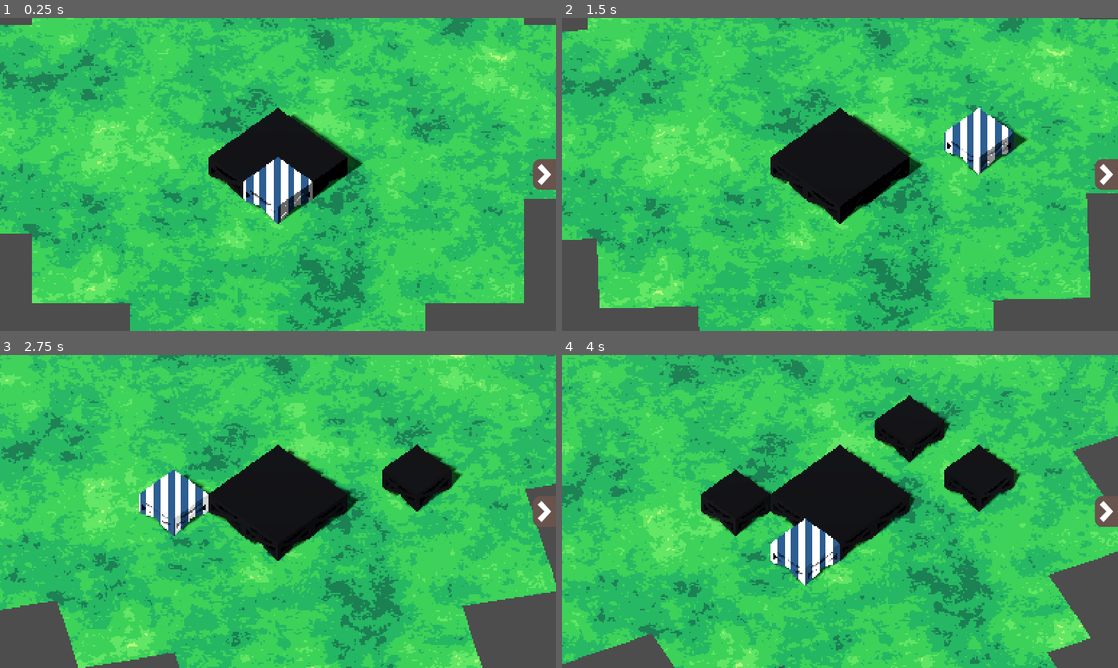
Above: before the commit, frames 1-4 (two rows, left to right).
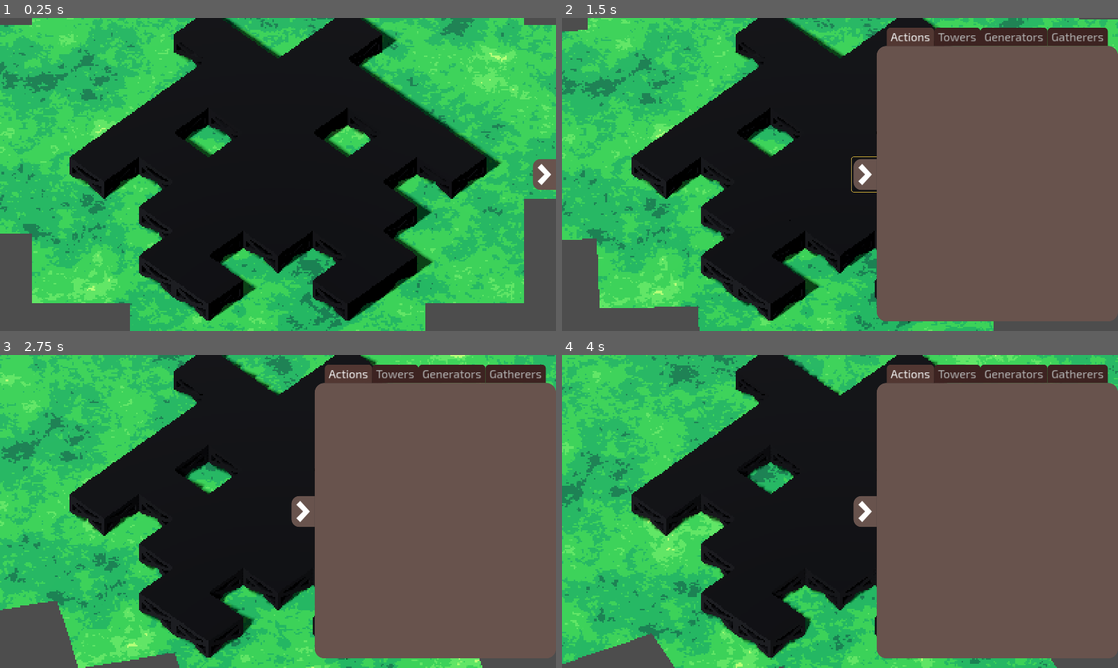
Above: after the commit, the same moments.

Repository: GamemakerPixel/cs315-project-3
Game: Godot game, scene res://scenes/maps/test_map.tscn
Same seed, same stepped clock (60 frames per second), same inputs: the game is played once before the commit and once after it. The project has no main scene, so this scene is started directly.
Inputs (mouse positions are in pixels of both pictures, inside the frame that each line leads up to):
- Up to frame 1 (0.25 s): no input
- Up to frame 2 (1.5 s): click (1106, 174) at 0.5 s; move the mouse to (962, 158) at 1.27 s; press the mouse at (962, 158) at 1.28 s; hold D (turn_right) from 1.28 s (still down)
- Up to frame 3 (2.75 s): move the mouse to (166, 527) at 2.02 s; release D (turn_right) at 2.03 s; release the mouse at (166, 527) at 2.03 s; hold S (backward) from 2.03 s (still down); click (166, 527) at 2.1 s
- Up to frame 4 (4 s): move the mouse to (895, 442) at 2.77 s; release S (backward) at 2.78 s; press the mouse at (895, 442) at 2.78 s; hold D (turn_right) 2.78-3.53 s; move the mouse to (812, 574) at 3.52 s; release the mouse at (812, 574) at 3.53 s; hold W (forward) from 3.53 s (still down); click (812, 574) at 3.6 s

The runs differ from the first frame. In frame 1, 38% of the frame differs, in the area x 12-91%, y 0-98%; in frame 2, 62%, in the area x 12-100%, y 0-98%; in frame 3, 62%; in frame 4, 60%.

Commit message:
Add tower placement UI

Diff:
--- /dev/null
+++ b/autoload/building_data.gd
@@ -0,0 +1,53 @@
+extends Node
+# This script is designed to keep all the tower data - the mesh, scenes,
+# icons, and stats in a centralized location.
+
+const DATA_PATH = "res://data/buildings.json"
+
+enum Building {
+	SIMPLE_TURRET,
+	EXPLOSIVES,
+	SNIPER,
+
+	COAL_GENERATOR,
+	SOLAR_PANEL,
+	WIND_TURBINE,
+
+	COAL_EXCAVATOR,
+	LUMBER_HARVESTER,
+	IRON_EXCAVATOR,
+}
+
+var _data: Dictionary : get = _get_data
+
+
+func get_building_name(building: Building) -> String:
+	return _data[_building_data_name(building)]["name"]
+
+
+func get_building_category(building: Building) -> String:
+	return _data[_building_data_name(building)]["category"]
+
+
+func get_building_mesh(building: Building) -> Mesh:
+	return load(_data[_building_data_name(building)]["mesh"])
+
+
+func get_building_scene(building: Building) -> PackedScene:
+	return load(_data[_building_data_name(building)]["scene"])
+
+
+func _get_data() -> Dictionary:
+	if _data:
+		return _data
+
+	var file = FileAccess.open(DATA_PATH, FileAccess.READ)
+	var text: String = file.get_as_text()
+	file.close()
+
+	_data = JSON.parse_string(text)
+	return _data
+
+
+func _building_data_name(building: Building) -> String:
+	return Building.keys()[building].to_lower()
--- /dev/null
+++ b/data/buildings.json
@@ -0,0 +1,60 @@
+{
+	"simple_turret": {
+		"name": "Simple Turret",
+		"mesh": "res://assets/meshes/buildings/delete_indicator.obj",
+		"scene": "res://scenes/buildings/towers/simple_turret.tscn",
+		"category": "tower"
+	},
+	"explosives": {
+		"name": "Explosives",
+		"mesh": "res://assets/meshes/buildings/metal_platform.obj",
+		"scene": "res://scenes/buildings/towers/simple_turret.tscn",
+		"category": "tower"
+	},
+	"sniper": {
+		"name": "Sniper",
+		"mesh": "res://assets/meshes/buildings/delete_indicator.obj",
+		"scene": "res://scenes/buildings/towers/simple_turret.tscn",
+		"category": "tower"
+	},
+
+
+	"coal_generator": {
+		"name": "Coal Generator",
+		"mesh": "res://assets/meshes/buildings/delete_indicator.obj",
+		"scene": "res://scenes/buildings/towers/simple_turret.tscn",
+		"category": "generator"
+	},
+	"solar_panel": {
+		"name": "Solar Panel",
+		"mesh": "res://assets/meshes/buildings/metal_platform.obj",
+		"scene": "res://scenes/buildings/towers/simple_turret.tscn",
+		"category": "generator"
+	},
+	"wind_turbine": {
+		"name": "Wind Turbine",
+		"mesh": "res://assets/meshes/buildings/delete_indicator.obj",
+		"scene": "res://scenes/buildings/towers/simple_turret.tscn",
+		"category": "generator"
+	},
+
+
+	"coal_excavator": {
+		"name": "Coal Excavator",
+		"mesh": "res://assets/meshes/buildings/delete_indicator.obj",
+		"scene": "res://scenes/buildings/towers/simple_turret.tscn",
+		"category": "gatherer"
+	},
+	"lumber_harvester": {
+		"name": "Lumber Harvester",
+		"mesh": "res://assets/meshes/buildings/metal_platform.obj",
+		"scene": "res://scenes/buildings/towers/simple_turret.tscn",
+		"category": "gatherer"
+	},
+	"iron_excavator": {
+		"name": "Iron Excavator",
+		"mesh": "res://assets/meshes/buildings/delete_indicator.obj",
+		"scene": "res://scenes/buildings/towers/simple_turret.tscn",
+		"category": "gatherer"
+	},
+}
--- a/project.godot
+++ b/project.godot
@@ -13,6 +13,10 @@
 config/name="Guns on Wheels"
 config/features=PackedStringArray("4.3", "Forward Plus")
 config/icon="res://icon.svg"
+
+[autoload]
+
+BuildingData="*res://autoload/building_data.gd"
 
 [display]
 
@@ -49,3 +53,8 @@
 "events": [Object(InputEventMouseButton,"resource_local_to_scene":false,"resource_name":"","device":-1,"window_id":0,"a …(258 unchanged characters)…
 ]
 }
+cancel={
+"deadzone": 0.5,
+"events": [Object(InputEventKey,"resource_local_to_scene":false,"resource_name":"","device":-1,"window_id":0,"alt_pressed":false,"shift_pressed":false,"ctrl_pressed":false,"meta_pressed":false,"pressed":false,"keycode":0,"physical_keycode":4194305,"key_label":0,"unicode":0,"location":0,"echo":false,"script":null)
+]
+}
--- /dev/null
+++ b/scenes/buildings/towers/simple_turret.tscn
@@ -0,0 +1,15 @@
+[gd_scene load_steps=3 format=3 uid="uid://dwhnamcctebeu"]
+
+[ext_resource type="ArrayMesh" uid="uid://caii5ejccq6dq" path="res://assets/meshes/buildings/delete_indicator.obj" id="1_scltn"]
+
+[sub_resource type="StandardMaterial3D" id="StandardMaterial3D_8lxgo"]
+albedo_color = Color(0.09246, 0.0876, 0.12, 1)
+metallic = 0.45
+roughness = 0.5
+
+[node name="SimpleTurret" type="StaticBody3D"]
+transform = Transform3D(0.707107, 0, 0.707107, 0, 1, 0, -0.707107, 0, 0.707107, 0, 0, 0)
+
+[node name="Mesh" type="MeshInstance3D" parent="."]
+mesh = ExtResource("1_scltn")
+surface_material_override/0 = SubResource("StandardMaterial3D_8lxgo")
--- a/scenes/maps/map.gd
+++ b/scenes/maps/map.gd
@@ -1,5 +1,9 @@
-extends SubViewportContainer
+extends Node
 
 
 func _init() -> void:
 	set_process_input(false)
+
+
+func _ready() -> void:
+	$UI.building_selected.connect($SubViewport/Vehicle.building_selected)
--- a/scenes/maps/move_to_click.gd
+++ b/scenes/maps/move_to_click.gd
@@ -1,25 +1,50 @@
 extends Node3D
+
+const PLATFORM_Y = 0.0
+const BUILDING_Y = 1.0
 
 @export var mouse_detector: Control
 @export var gridmap: GridMap
 
-var enabled := true : set = _set_enabled
-var y_level := 0
+var enabled := false : set = _set_enabled
+var placing_platforms := false : set = _set_placing_platforms
+
+var _y_level := 0.0
+
+
+func _unhandled_input(event: InputEvent) -> void:
+	if event.is_action_pressed("cancel"):
+		enabled = false
 
 
 func _process(_delta: float) -> void:
 	if not enabled:
 		return
-	var mouse_target = mouse_detector.get_3d_mouse_position(y_level).rotated(Vector3.UP, rotation.y)
-	position = _round_local(mouse_target).rotated(Vector3.UP, -rotation.y) + gridmap.position
+	var mouse_target = mouse_detector.get_3d_mouse_position(_y_level).rotated(Vector3.UP, rotation.y)
+	position = _round_local(mouse_target).rotated(Vector3.UP, -rotation.y)# + gridmap.position
+
 
 func get_current_tile_coordinates() -> Vector3i:
 	var local_to_gridmap = position.rotated(Vector3.UP, -rotation.y)
 	return gridmap.local_to_map(local_to_gridmap)
 
+
+func get_local_coordinates() -> Vector3:
+	return gridmap.map_to_local(get_current_tile_coordinates()).rotated(
+		Vector3.UP, rotation.y
+	)
+
+
+
 func _round_local(true_position: Vector3) -> Vector3:
 	return gridmap.map_to_local(gridmap.local_to_map(true_position))
+
 
 func _set_enabled(new_enabled: bool) -> void:
 	enabled = new_enabled
 	visible = new_enabled
+
+
+func _set_placing_platforms(new_placing_platforms: bool) -> void:
+	placing_platforms = new_placing_platforms
+	_y_level = PLATFORM_Y if placing_platforms else BUILDING_Y
--- /dev/null
+++ b/scenes/ui/building_button.gd
@@ -0,0 +1,18 @@
+extends Button
+
+signal building_selected(building: BuildingData.Building)
+
+var building: BuildingData.Building : set = _set_building
+
+
+func _ready() -> void:
+	pressed.connect(_on_pressed)
+
+
+func _set_building(new_building: BuildingData.Building) -> void:
+	building = new_building
+	text = BuildingData.get_building_name(building)
+
+
+func _on_pressed() -> void:
+	building_selected.emit(building)
--- /dev/null
+++ b/scenes/ui/building_button.tscn
@@ -0,0 +1,10 @@
+[gd_scene load_steps=3 format=3 uid="uid://bcefv88swmsok"]
+
+[ext_resource type="Script" path="res://scenes/ui/building_button.gd" id="1_7t2ag"]
+[ext_resource type="Theme" uid="uid://cgdlk7toi888" path="res://resources/themes/game_ui.tres" id="1_usnjk"]
+
+[node name="0" type="Button"]
+custom_minimum_size = Vector2(0, 64)
+theme = ExtResource("1_usnjk")
+text = "Building Name"
+script = ExtResource("1_7t2ag")
--- /dev/null
+++ b/scenes/ui/ui.gd
@@ -0,0 +1,53 @@
+extends CanvasLayer
+
+signal building_selected(building: BuildingData.Building)
+
+const _BUILDING_BUTTON_SCENE = preload("res://scenes/ui/building_button.tscn")
+
+@onready var _category_nodes: Dictionary = {
+	"action": $Margin/HBox/Buildings/Actions/Scroll/Options,
+	"tower": $Margin/HBox/Buildings/Towers/Scroll/Options,
+	"generator": $Margin/HBox/Buildings/Generators/Scroll/Options,
+	"gatherer": $Margin/HBox/Buildings/Gatherers/Scroll/Options,
+}
+
+var _building_ui_visible := false : set = _set_building_ui_visible
+
+func _ready() -> void:
+	_set_initial_state()
+	_clear_placeholders()
+	_add_building_buttons()
+
+
+func _set_initial_state() -> void:
+	$Margin/HBox/Buildings/Actions.show()
+	$Margin/HBox/Buildings.hide()
+
+
+func _clear_placeholders() -> void:
+	for node in _category_nodes.values():
+		for child in node.get_children():
+			child.queue_free()
+
+
+func _add_building_buttons() -> void:
+	for building in BuildingData.Building.values():
+		var category := BuildingData.get_building_category(building)
+		var button = _BUILDING_BUTTON_SCENE.instantiate()
+		button.building = building
+		button.building_selected.connect(_on_building_selected)
+		_category_nodes[category].add_child(button)
+
+
+func _set_building_ui_visible(new_building_ui_visible: bool) -> void:
+	_building_ui_visible = new_building_ui_visible
+	$Margin/HBox/Buildings.visible = new_building_ui_visible
+
+
+func _on_visibility_button_pressed() -> void:
+	_building_ui_visible = not _building_ui_visible
+
+# Forwarding the building_selected signal from all of the buttons so nodes that
+# need it only need to connect to the signal from the UI node.
+func _on_building_selected(building: BuildingData.Building) -> void:
+	building_selected.emit(building)
--- a/scenes/ui/ui.tscn
+++ b/scenes/ui/ui.tscn
@@ -1,7 +1,9 @@
-[gd_scene load_steps=4 format=3 uid="uid://bnavhwlfl3mdu"]
+[gd_scene load_steps=6 format=3 uid="uid://bnavhwlfl3mdu"]
 
 [ext_resource type="Theme" uid="uid://cgdlk7toi888" path="res://resources/themes/game_ui.tres" id="1_f2ttj"]
+[ext_resource type="Script" path="res://scenes/ui/ui.gd" id="1_x8ufj"]
 [ext_resource type="Texture2D" uid="uid://ba8qkaaumibdb" path="res://assets/textures/ui/visibility_button_icon.png" id="2_gkskk"]
+[ext_resource type="PackedScene" uid="uid://bcefv88swmsok" path="res://scenes/ui/building_button.tscn" id="4_nujkx"]
 
 [sub_resource type="StyleBoxFlat" id="StyleBoxFlat_1wnug"]
 content_margin_top = 8.0
@@ -11,6 +13,7 @@
 corner_radius_bottom_left = 16
 
 [node name="UI" type="CanvasLayer"]
+script = ExtResource("1_x8ufj")
 
 [node name="Margin" type="MarginContainer" parent="."]
 anchors_preset = 15
@@ -36,27 +39,72 @@
 icon = ExtResource("2_gkskk")
 
 [node name="Buildings" type="TabContainer" parent="Margin/HBox"]
-visible = false
 custom_minimum_size = Vector2(500, 0)
 layout_mode = 2
 tab_alignment = 1
-current_tab = 0
+current_tab = 2
 
 [node name="Actions" type="MarginContainer" parent="Margin/HBox/Buildings"]
+visible = false
 layout_mode = 2
 metadata/_tab_index = 0
+
+[node name="Scroll" type="ScrollContainer" parent="Margin/HBox/Buildings/Actions"]
+layout_mode = 2
+horizontal_scroll_mode = 3
+
+[node name="Options" type="VBoxContainer" parent="Margin/HBox/Buildings/Actions/Scroll"]
+layout_mode = 2
+size_flags_horizontal = 3
+
+[node name="0" parent="Margin/HBox/Buildings/Actions/Scroll/Options" instance=ExtResource("4_nujkx")]
+layout_mode = 2
 
 [node name="Towers" type="MarginContainer" parent="Margin/HBox/Buildings"]
 visible = false
 layout_mode = 2
 metadata/_tab_index = 1
 
+[node name="Scroll" type="ScrollContainer" parent="Margin/HBox/Buildings/Towers"]
+layout_mode = 2
+horizontal_scroll_mode = 3
+
+[node name="Options" type="VBoxContainer" parent="Margin/HBox/Buildings/Towers/Scroll"]
+layout_mode = 2
+size_flags_horizontal = 3
+
+[node name="0" parent="Margin/HBox/Buildings/Towers/Scroll/Options" instance=ExtResource("4_nujkx")]
+layout_mode = 2
+
 [node name="Generators" type="MarginContainer" parent="Margin/HBox/Buildings"]
-visible = false
 layout_mode = 2
 metadata/_tab_index = 2
+
+[node name="Scroll" type="ScrollContainer" parent="Margin/HBox/Buildings/Generators"]
+layout_mode = 2
+horizontal_scroll_mode = 3
+
+[node name="Options" type="VBoxContainer" parent="Margin/HBox/Buildings/Generators/Scroll"]
+layout_mode = 2
+size_flags_horizontal = 3
+
+[node name="0" parent="Margin/HBox/Buildings/Generators/Scroll/Options" instance=ExtResource("4_nujkx")]
+layout_mode = 2
 
 [node name="Gatherers" type="MarginContainer" parent="Margin/HBox/Buildings"]
 visible = false
 layout_mode = 2
 metadata/_tab_index = 3
+
+[node name="Scroll" type="ScrollContainer" parent="Margin/HBox/Buildings/Gatherers"]
+layout_mode = 2
+horizontal_scroll_mode = 3
+
+[node name="Options" type="VBoxContainer" parent="Margin/HBox/Buildings/Gatherers/Scroll"]
+layout_mode = 2
+size_flags_horizontal = 3
+
+[node name="0" parent="Margin/HBox/Buildings/Gatherers/Scroll/Options" instance=ExtResource("4_nujkx")]
+layout_mode = 2
+
+[connection signal="pressed" from="Margin/HBox/VisibilityButton" to="." method="_on_visibility_button_pressed"]
--- /dev/null
+++ b/scenes/vehicle/placement_system.gd
@@ -0,0 +1,52 @@
+extends Node3D
+
+var placement_enabled := false : set = _set_placement_enabled
+
+var _currently_placing := false
+var _platform_placing_enabled := false
+
+var _current_building_scene: PackedScene
+
+
+func _ready() -> void:
+	# Triggering the setter.
+	placement_enabled = placement_enabled
+	$PlacementPreview.placing_platforms = _platform_placing_enabled
+
+
+func _unhandled_input(event: InputEvent) -> void:
+	if not placement_enabled:
+		return
+	if event.is_action("place"):
+		_currently_placing = Input.is_action_pressed("place")
+	if event.is_action_pressed("cancel"):
+		placement_enabled = false
+
+
+func _process(_delta: float) -> void:
+	if _currently_placing:
+		_place_at_mouse_position()
+
+
+func select_building(building: BuildingData.Building) -> void:
+	$PlacementPreview.mesh = BuildingData.get_building_mesh(building)
+	_current_building_scene = BuildingData.get_building_scene(building)
+	placement_enabled = true
+
+
+func _place_at_mouse_position() -> void:
+	var tile_coords = $PlacementPreview.get_current_tile_coordinates()
+
+	if _platform_placing_enabled:
+		$GridMap.set_cell_item(tile_coords, 0)
+		return
+
+	var building = _current_building_scene.instantiate()
+	building.position = $PlacementPreview.get_local_coordinates()
+	$Buildings.add_child(building)
+
+
+func _set_placement_enabled(new_placement_enabled: bool) -> void:
+	placement_enabled = new_placement_enabled
+	_currently_placing = false
+	$PlacementPreview.enabled = placement_enabled
--- a/scenes/vehicle/vehicle.gd
+++ b/scenes/vehicle/vehicle.gd
@@ -14,25 +14,21 @@
 var _current_linear_velocity = 0.0
 var _current_rotational_velocity = 0.0
 
-var _currently_placing := false
 
 func _unhandled_input(event: InputEvent) -> void:
 	if event.is_action("forward") or event.is_action("backward"):
 		_drive_input = int(Input.get_axis("backward", "forward"))
 	if event.is_action("turn_left") or event.is_action("turn_right"):
 		_turn_input = int(Input.get_axis("turn_right", "turn_left"))
-	if event.is_action("place"):
-		_currently_placing = Input.is_action_pressed("place")
-
-
-func _process(_delta: float) -> void:
-	if _currently_placing:
-		_place_at_mouse_position()
 
 
 func _physics_process(delta: float) -> void:
 	_turn(delta)
 	_drive(delta)
+
+
+func building_selected(building: BuildingData.Building) -> void:
+	$PlacementSystem.select_building(building)
 
 
 func _drive(delta: float) -> void:
@@ -78,8 +74,3 @@
 	if resulting_target_direction != target_direction:
 		velocity = target_velocity
 	return velocity
-
-
-func _place_at_mouse_position() -> void:
-	var tile_coords = $PlacementPreview.get_current_tile_coordinates()
-	$GridMap.set_cell_item(tile_coords, 0)
--- a/scenes/vehicle/vehicle.tscn
+++ b/scenes/vehicle/vehicle.tscn
@@ -1,7 +1,8 @@
-[gd_scene load_steps=10 format=3 uid="uid://boqwelsica5mm"]
+[gd_scene load_steps=11 format=3 uid="uid://boqwelsica5mm"]
 
 [ext_resource type="Script" path="res://scenes/vehicle/vehicle.gd" id="1_j05m0"]
 [ext_resource type="ArrayMesh" uid="uid://bypoghdjajqw1" path="res://assets/meshes/buildings/metal_platform.obj" id="2_4kpco"]
+[ext_resource type="Script" path="res://scenes/vehicle/placement_system.gd" id="2_mnn6h"]
 [ext_resource type="Shader" path="res://resources/shaders/pixel_art_post_processing.gdshader" id="2_r2xvu"]
 [ext_resource type="Material" uid="uid://djm1g5dt5qivd" path="res://resources/materials/outline.tres" id="4_2o0we"]
 [ext_resource type="Script" path="res://scenes/vehicle/mouse_detector.gd" id="4_ysd1y"]
@@ -33,22 +34,26 @@
 sync_to_physics = false
 script = ExtResource("1_j05m0")
 
-[node name="PlacementPreview" type="MeshInstance3D" parent="." node_paths=PackedStringArray("mouse_detector", "gridmap")]
+[node name="PlacementSystem" type="Node3D" parent="."]
+script = ExtResource("2_mnn6h")
+
+[node name="PlacementPreview" type="MeshInstance3D" parent="PlacementSystem" node_paths=PackedStringArray("mouse_detector", "gridmap")]
 transform = Transform3D(0.707814, 0, 0.707814, 0, 1.001, 0, -0.707814, 0, 0.707814, 0, 0, 0)
 mesh = ExtResource("2_4kpco")
+skeleton = NodePath("../..")
 surface_material_override/0 = ExtResource("4_2o0we")
 script = ExtResource("6_bu2n3")
-mouse_detector = NodePath("../MouseDetector")
+mouse_detector = NodePath("../../MouseDetector")
 gridmap = NodePath("../GridMap")
 
-[node name="Buildings" type="Node3D" parent="."]
+[node name="Buildings" type="Node3D" parent="PlacementSystem"]
 
-[node name="GridMap" type="GridMap" parent="."]
+[node name="GridMap" type="GridMap" parent="PlacementSystem"]
 transform = Transform3D(0.707107, 0, 0.707107, 0, 1, 0, -0.707107, 0, 0.707107, 0, -0.5, 0)
 mesh_library = SubResource("MeshLibrary_aid47")
 cell_size = Vector3(2, 1, 2)
 data = {
-"cells": PackedInt32Array(0, 0, 0, 65535, 65535, 0, 0, 65535, 0, 65535, 0, 0)
+"cells": PackedInt32Array(0, 0, 0, 65535, 65535, 0, 0, 65535, 0, 65535, 0, 0, 0, 1, 0, 1, 65535, 0, 2, 65535, 0, 2, 0, 0, 2, 1, 0, 2, 2, 0, 1, 1, 0, 0, 2, 0, 65535, 2, 0, 65535, 3, 0, 65534, 3, 0, 65534, 65535, 0, 65533, 65535, 0, 65533, 0, 0, 65532, 0, 0, 65532, 1, 0, 0, 65534, 0, 0, 65533, 0, 65535, 65533, 0, 65534, 65533, 0, 65533, 65533, 0, 65534, 65534, 0, 65534, 0, 0, 65534, 1, 0, 65535, 1, 0, 1, 65532, 0, 1, 65533, 0, 2, 65534, 0, 3, 65534, 0, 1, 65534, 0)
 }
 metadata/_editor_floor_ = Vector3(0, 0, 0)
 
